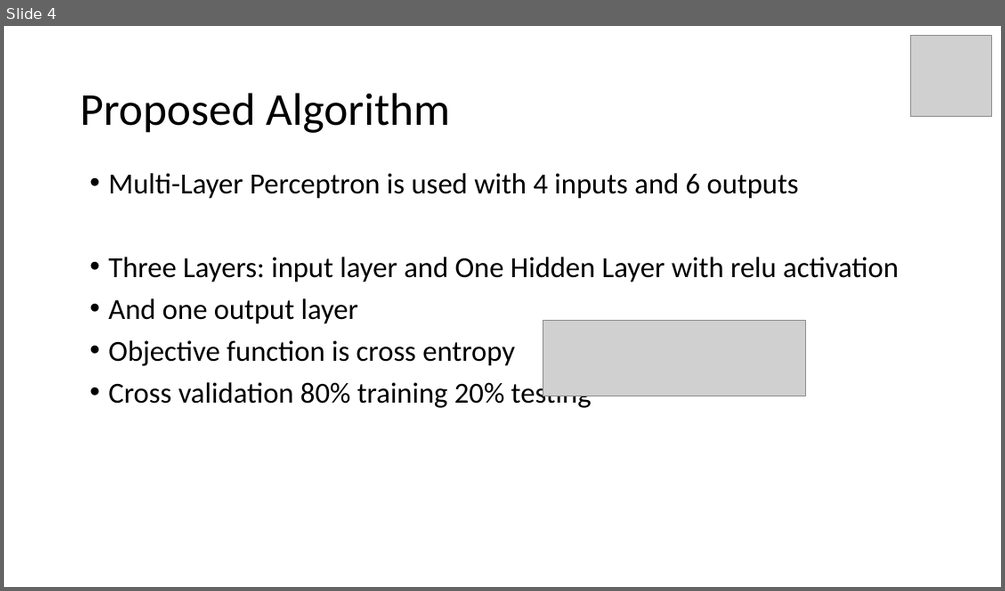
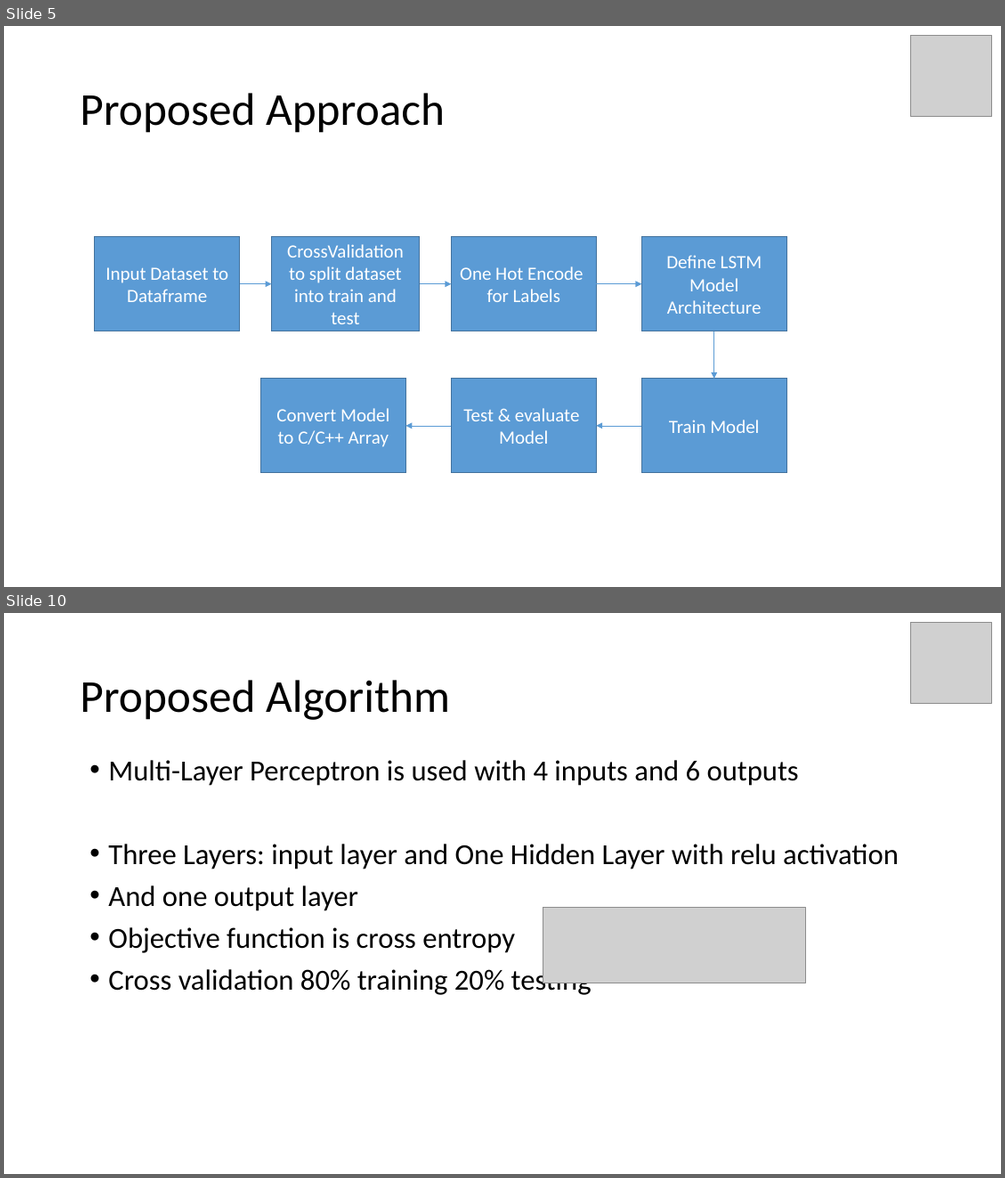
Before and after one commit to Mohamedsaied8/Connected_Vehicles, a slide deck: Connected Vehicles.pptx. Shown one above the other, each under a label of ours: slide 4 before the commit, slides 5 and 10 after it; the slides between them are not shown. The pictures are 1005x591 and 1005x1178 pixels, drawn with LibreOffice and Linux fonts; fonts in the diff are those of the drawing; grey boxes stand for pictures. Boxes give left, top, right and bottom in pixels: in the first picture for what was removed or moved away, otherwise in the second. Text is boxed around its words. In the diff, an @@ line names an element or a change of style, - is before the commit and + after.

```diff
--- a/Connected Vehicles.pptx
+++ b/Connected Vehicles.pptx
@@ slide 5 added at box(4, 26, 1001, 587), background #FFFFFF @@
@@ picture added at box(910, 35, 991, 116) @@
@@ title added at box(80, 93, 445, 133), 44 pt, text #000000 @@
+Proposed Approach
@@ rectangle added at box(95, 237, 240, 331), fill #5B9BD5, outline #43739E 1 pt, 18 pt, text #FFFFFF @@
+Input Dataset to Dataframe
@@ rectangle added at box(272, 237, 420, 331), fill #5B9BD5, outline #43739E 1 pt, 18 pt, text #FFFFFF @@
+CrossValidation to split dataset into train and test
@@ rectangle added at box(451, 237, 596, 331), fill #5B9BD5, outline #43739E 1 pt, 18 pt, text #FFFFFF @@
+One Hot Encode for Labels
@@ rectangle added at box(642, 237, 787, 331), fill #5B9BD5, outline #43739E 1 pt, 18 pt, text #FFFFFF @@
+Define LSTM Model Architecture
@@ arrow added from (240, 284) to (272, 284), #5B9BD5 0.5 pt @@
@@ arrow added from (419, 284) to (451, 284), #5B9BD5 0.5 pt @@
@@ arrow added from (596, 284) to (642, 284), #5B9BD5 0.5 pt @@
@@ arrow added from (714, 331) to (714, 378), #5B9BD5 0.5 pt @@
@@ rectangle added at box(260, 378, 405, 473), fill #5B9BD5, outline #43739E 1 pt, 18 pt, text #FFFFFF @@
+Convert Model to C/C++ Array
@@ rectangle added at box(451, 378, 596, 473), fill #5B9BD5, outline #43739E 1 pt, 18 pt, text #FFFFFF @@
+Test & evaluate Model
@@ rectangle added at box(642, 378, 787, 473), fill #5B9BD5, outline #43739E 1 pt, 18 pt, text #FFFFFF @@
+Train Model
@@ arrow added from (451, 426) to (405, 426), #5B9BD5 0.5 pt @@
@@ arrow added from (642, 426) to (596, 426), #5B9BD5 0.5 pt @@
@@ what was slide 4 is now slide 10 @@
```
Also in this commit, not shown: 2 slides changed, 6 other slides added, 4 other files.
